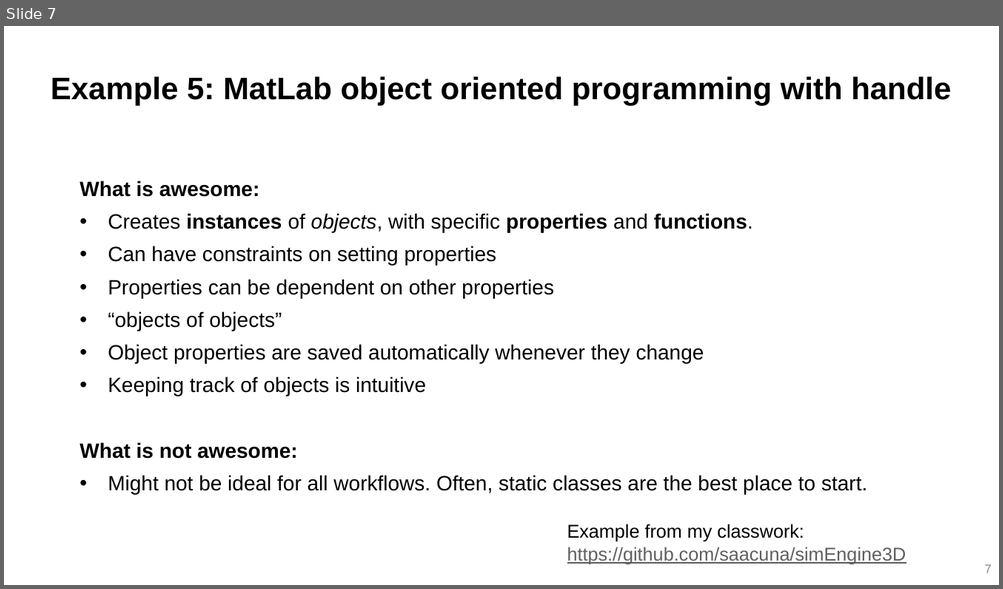
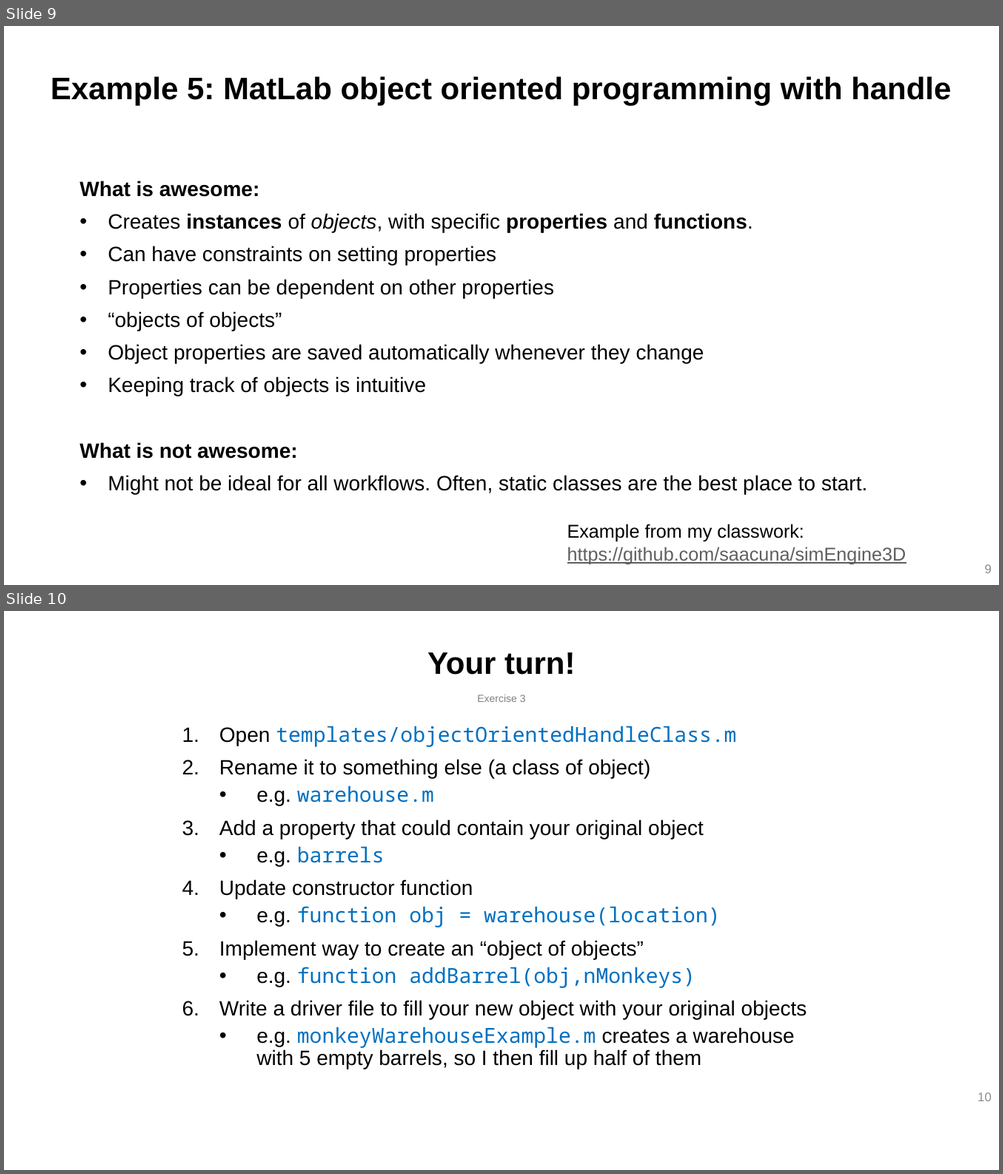
Before and after one commit to j-d-roth/tutorial_matlabClasses, a slide deck: introduction_matlabObjectOrientedProgramming.pptx. Shown one above the other, each under a label of ours: slide 7 before the commit, slides 9 and 10 after it. The pictures are 1003x589 and 1003x1174 pixels, drawn with LibreOffice and Linux fonts; fonts in the diff are those of the drawing. Boxes give left, top, right and bottom in pixels: in the first picture for what was removed or moved away, otherwise in the second. Text is boxed around its words. In the diff, an @@ line names an element or a change of style, - is before the commit and + after.

```diff
--- a/introduction_matlabObjectOrientedProgramming.pptx
+++ b/introduction_matlabObjectOrientedProgramming.pptx
@@ slide 10 added at (x1=4, y1=611, x2=999, y2=1170), background #FFFFFF @@
@@ title added at (x1=427, y1=652, x2=575, y2=675), 30 pt, text #000000, bold @@
+Your turn!
@@ subtitle added at (x1=477, y1=695, x2=526, y2=702), 10 pt, text #808080 @@
+Exercise 3
@@ text added at (x1=219, y1=726, x2=807, y2=1070), 20 pt, text #000000 @@
+1. Open templates/objectOrientedHandleClass.m
+2. Rename it to something else (a class of object)
+  • e.g. warehouse.m
+3. Add a property that could contain your original object
+  • e.g. barrels
+4. Update constructor function
+  • e.g. function obj = warehouse(location)
+5. Implement way to create an “object of objects”
+  • e.g. function addBarrel(obj,nMonkeys)
+6. Write a driver file to fill your new object with your original objects
+  • e.g. monkeyWarehouseExample.m creates a warehouse with 5 empty barrels, so I then fill up half of them
@@ page number added at (x1=977, y1=1093, x2=991, y2=1102), 12 pt, text #8C8C8C @@
+10
@@ what was slide 7 is now slide 9 @@
@@ page number at (x1=984, y1=565, x2=991, y2=574): text changed @@
-7
+9
```
Also in this commit, not shown: 2 slides changed, 2 other slides added, 8 other files.
